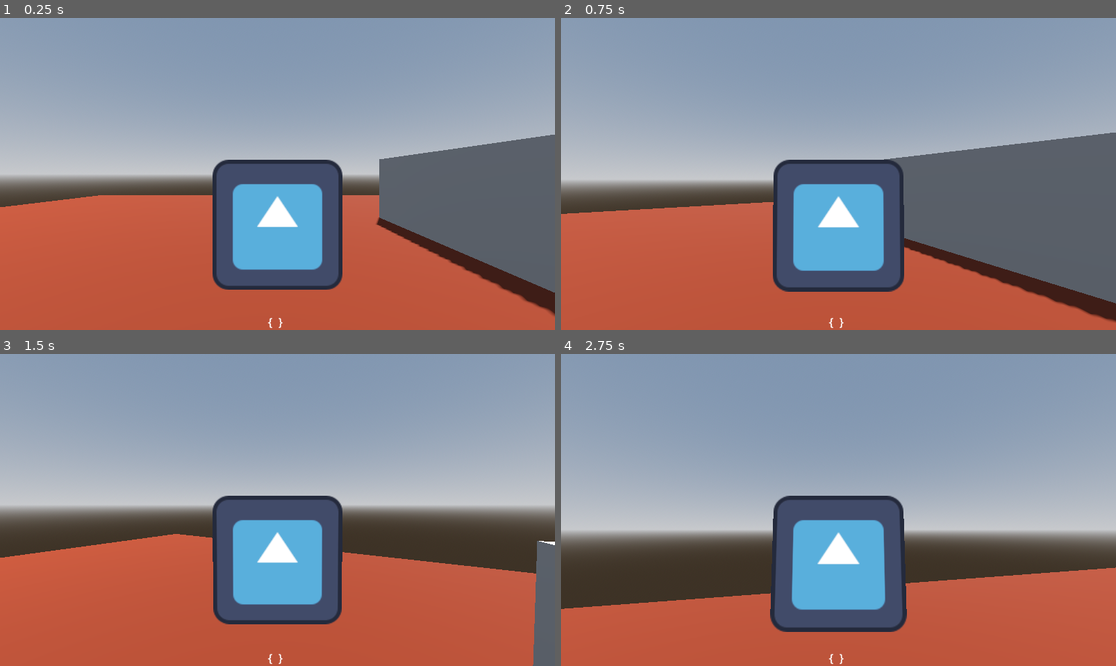
Above: before the commit, frames 1-4 (two rows, left to right).
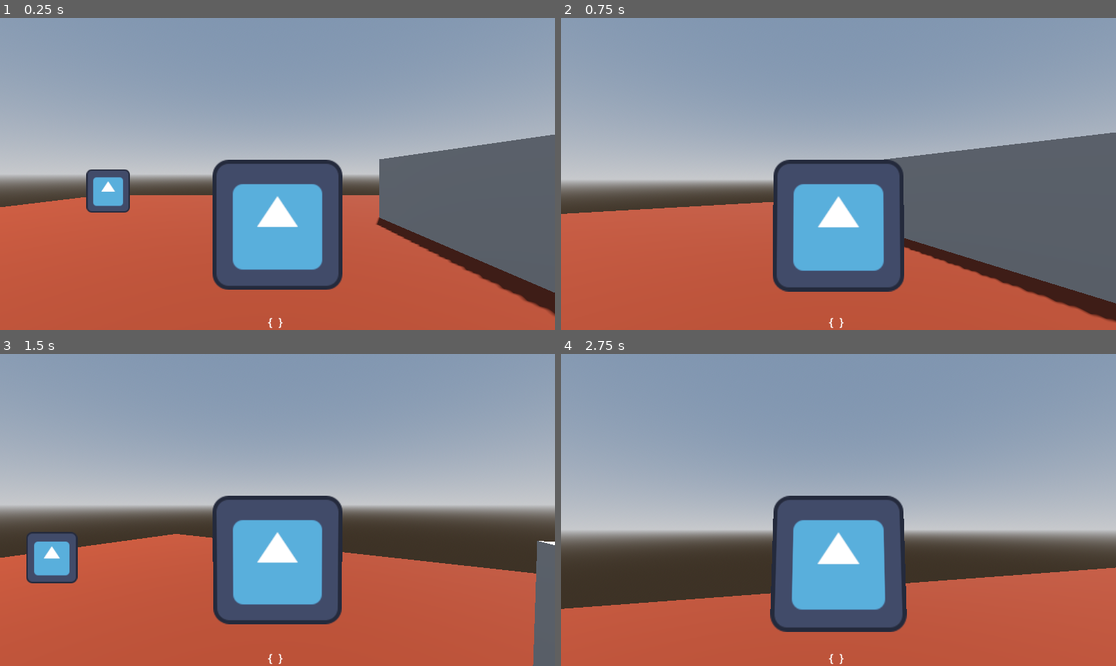
Above: after the commit, the same moments.

Repository: MitchellOpitz/Do-you-WANNA-Jam-2025
Game: Godot game, scene res://scenes/world.tscn
Two runs of this game, one before a commit and one after it. Both use one fixed random seed, a clock stepped at 60 frames per second and the inputs below. This scene is started directly instead of the project's main scene. The engine's default icon, where the game draws it, is replaced by a stand-in: a white triangle on a blue panel in a dark square.
Inputs (mouse positions are in pixels of both pictures, inside the frame that each line leads up to):
- Up to frame 1 (0.25 s): no input
- Up to frame 2 (0.75 s): tap Enter at 0.5 s; move the mouse to (866, 174) at 0.52 s; hold W (forward) from 0.53 s (still down); hold E (interact) from 0.53 s (still down)
- Up to frame 3 (1.5 s): keep holding W (forward); tap Space (jump) at 0.77 s; move the mouse to (249, 510) at 1.27 s; release E (interact) at 1.28 s; tap E (interact) at 1.35 s
- Up to frame 4 (2.75 s): keep holding W (forward); tap Space (jump) at 1.52 s; move the mouse to (849, 503) at 2.02 s; hold E (interact) from 2.03 s (still down)

The runs differ from the first frame. In frame 1, 1.1% of the frame differs, in the area x 15-24%, y 48-63%; in frame 2, nothing differs; in frame 3, 1.5%, in the area x 4-15%, y 57-74%; in frame 4, nothing differs.

Commit message:
Very broken but workable interactions
Still very buggy, but it works enough to commit.

Diff:
--- a/scenes/world.tscn
+++ b/scenes/world.tscn
@@ -48,14 +48,33 @@
 [node name="Player" parent="." instance=ExtResource("1_3xt83")]
 transform = Transform3D(1, 0, 0, 0, 1, 0, 0, 0, 1, 0, 1, 0)
 
-[node name="Events" type="Node3D" parent="."]
+[node name="ResourceEvents" type="Node3D" parent="."]
 
-[node name="EventArea" parent="Events" instance=ExtResource("2_slnt2")]
-transform = Transform3D(1, 0, 0, 0, 1, 0, 0, 0, 1, -6, 1, 0)
+[node name="Honey" parent="ResourceEvents" instance=ExtResource("2_slnt2")]
+transform = Transform3D(1, 0, 0, 0, 1, 0, 0, 0, 1, 5, 1, 0)
 use_timer = false
 event_name = "honey"
 
-[node name="EventArea2" parent="Events" instance=ExtResource("2_slnt2")]
-transform = Transform3D(1, 0, 0, 0, 1, 0, 0, 0, 1, 7, 1, 0)
+[node name="Gum" parent="ResourceEvents" instance=ExtResource("2_slnt2")]
+transform = Transform3D(1, 0, 0, 0, 1, 0, 0, 0, 1, 5, 1, 4)
+use_timer = false
+event_name = "gum"
 
-[connection signal="completed_interaction" from="Events/EventArea" to="." method="_on_event_completed"]
+[node name="Fabric" parent="ResourceEvents" instance=ExtResource("2_slnt2")]
+transform = Transform3D(1, 0, 0, 0, 1, 0, 0, 0, 1, 5, 1, -4)
+use_timer = false
+event_name = "fabric"
+
+[node name="Patch" parent="ResourceEvents" instance=ExtResource("2_slnt2")]
+transform = Transform3D(1, 0, 0, 0, 1, 0, 0, 0, 1, -5, 1, -4)
+event_name = "patch"
+event_requirements = {
+"fabric_resource": 1,
+"gum_resource": 3,
+"honey_resource": 2
+}
+
+[connection signal="completed_interaction" from="ResourceEvents/Honey" to="." method="_on_event_completed"]
+[connection signal="completed_interaction" from="ResourceEvents/Gum" to="." method="_on_event_completed"]
+[connection signal="completed_interaction" from="ResourceEvents/Fabric" to="." method="_on_event_completed"]
+[connection signal="completed_interaction" from="ResourceEvents/Patch" to="." method="_on_event_completed"]
--- a/scripts/event_area.gd
+++ b/scripts/event_area.gd
@@ -2,6 +2,7 @@
 
 @export var use_timer : bool = true
 @export var event_name : String
+@export var event_requirements : Dictionary
 
 var player_in_area : bool = false
 var holding_interact : bool = false
@@ -9,17 +10,29 @@
 
 signal completed_interaction(event_name : String)
 
+func _ready() -> void:
+	self.add_to_group("Events")
+
 func _input(event: InputEvent) -> void:
+	# if this is the first frame we've pushed interact:
 	if player_in_area and event.is_action_pressed("interact") and not holding_interact:
+		var player_inventory : Dictionary
+		for b in $Area3D.get_overlapping_bodies():
+			if b is Player:
+				player_inventory = b.inventory
+				break
 		if not use_timer:
-			# signal game manager to resolve event.
-			completed_interaction.emit(event_name)
+			if check_requirements(event_requirements, player_inventory):
+				completed_interaction.emit(event_name)
 			return
-		holding_interact = true
-		$CompletionTimer.start()
+		# get reference to player inventory.
+		check_requirements(event_requirements, player_inventory)
 		var completion_tween = create_tween()
 		active_tween = completion_tween
 		active_tween.tween_property($Sprite3D, "modulate", Color("000000"), $CompletionTimer.wait_time)
+		holding_interact = true
+		$CompletionTimer.start()
+
 	if player_in_area and event.is_action_released("interact") and holding_interact:
 		holding_interact = false
 		$CompletionTimer.stop()
@@ -50,5 +63,11 @@
 	self.queue_free()
 
 
-func check_requirements(required_items : Array, items_given : Array) -> void:
-	pass
+func check_requirements(required_items : Dictionary, items_given : Dictionary) -> bool:
+	print("comparing ", required_items, " to ", items_given)
+	if required_items.is_empty(): return true
+	for k in required_items.keys():
+		var player_item_count = items_given.get(k)
+		if not player_item_count or required_items[k] > player_item_count:
+			return false
+	return true
--- a/scripts/world.gd
+++ b/scripts/world.gd
@@ -1,14 +1,38 @@
 extends Node3D
 
 # format is item_name (same as event_name) : {max_item, item_ref : resource or node3d, but is a string for now}
-var items_for_patch : Dictionary = {
+var item_dicts : Dictionary = {
 	"honey" : {"max_quantity" : 3, "item_reference" : "honey_resource"},
-	"bubblegum" : {"max_quantity" : 5, "item_reference" : "gum_resource"},
-	"fabric" : {"max_quantity" : 1, "item_reference" : "fabric_resource"}
+	"gum" : {"max_quantity" : 5, "item_reference" : "gum_resource"},
+	"fabric" : {"max_quantity" : 1, "item_reference" : "fabric_resource"},
+	"patch" : {"max_quantity" : 1, "item_reference" : "patch_resource"},
 }
+
+func _ready() -> void:
+	test_events()
+
 
 func _on_event_completed(event_name : String) -> void:
 	var player_inventory : Dictionary = $Player.inventory
-	var item_count = player_inventory.get_or_add(items_for_patch[event_name].item_reference, 0)
-	var new_item_count = min(item_count + 1, items_for_patch[event_name]["max_quantity"])
-	player_inventory[items_for_patch[event_name].item_reference] = new_item_count
+	var item_count = player_inventory.get_or_add(item_dicts[event_name].item_reference, 0)
+	var new_item_count = min(item_count + 1, item_dicts[event_name]["max_quantity"])
+	player_inventory[item_dicts[event_name].item_reference] = new_item_count
+
+
+func test_events():
+	# Ensures functionality for adding events.
+	for c in get_tree().get_nodes_in_group("Events"):
+		if c is EventArea:
+			if not c.completed_interaction.get_connections():
+				push_warning(c.name + " completed_interaction signal is not connected to the world.gd _on_event_completed")
+			if c.event_name:
+				if c.event_name.is_empty():
+					push_warning(c.name + " is an empty string. This could cause an error.")
+				elif c.event_name not in item_dicts:
+					push_warning(str(c.get_path()) + " " +  c.event_name + " is not a known item. Check that it has a key in world.gd item_dicts.")
+				if c.event_requirements:
+					if c.event_name in c.event_requirements:
+						push_warning(str(c.get_path()) + " " + c.event_name + " is required to get " + c.event_name + ". Make sure this can still be collected.")
+					for key in c.event_requirements.keys():
+						if c.event_requirements[key] == 0:
+							push_warning(str(c.get_path()) + " " + key + " requires 0. Double check this.")
